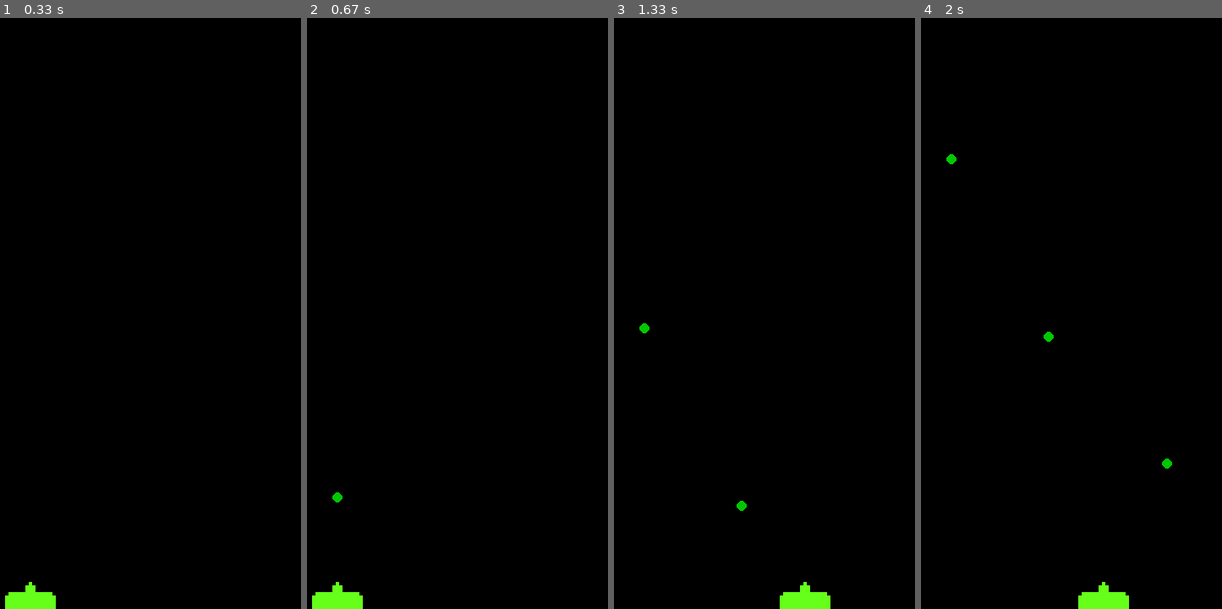
Above: before the commit, frames 1-4 (left to right).
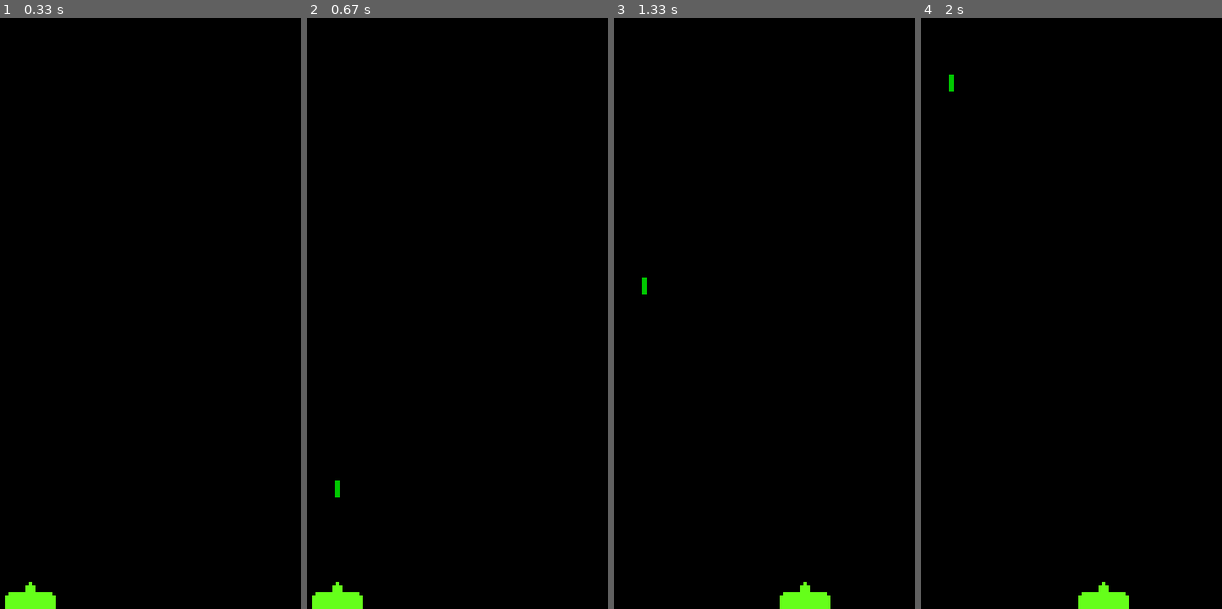
Above: after the commit, the same moments.

Repository: Zuvix/Python-pygame-experiment
Game: pygame game, started from firstGame.py
Same seed, same stepped clock (60 frames per second), same inputs: the game is played once before the commit and once after it.
Inputs:
- Up to frame 1 (0.33 s): no input
- Up to frame 2 (0.67 s): tap Space at 0.33 s
- Up to frame 3 (1.33 s): hold Right 0.67-1.13 s; tap Space at 0.73, 1.03, 1.23 s; hold Right from 1.17 s (still down)
- Up to frame 4 (2 s): tap Space at 1.53, 1.73 s; release Right at 1.63 s; hold Left from 1.67 s (still down)

Frame 1 is identical in both runs. In frame 2, less than 0.1% of the frame differs, in the area x 8-12%, y 78-82%; in frame 3, 0.1%; in frame 4, 0.2%, in the area x 8-84%, y 9-77%.

Commit message:
fixed bullet
+ Added sounds

Diff:
--- a/firstGame.py
+++ b/firstGame.py
@@ -6,10 +6,9 @@
 win_width = 600
 win = pygame.display.set_mode((win_width, win_height))
 pygame.display.set_caption("First Game")
-player_image = pygame.image.load('assets\images\Ship.png')
 
 
-class projectile(object):
+class Projectile(object):
     def __init__(self, x, y, color, vel, is_enemy):
         self.x = x
         self.y = y
@@ -17,7 +16,14 @@
         self.vel = vel
         self.is_enemy = is_enemy
 
-class circle_projectile(projectile):
+    def draw(self):
+        pass
+
+    def move(self):
+        pass
+
+
+class CircleProjectile(Projectile):
     def __init__(self, radius, *args):
         self.radius = radius
         super().__init__(*args)
@@ -25,68 +31,116 @@
     def draw(self, win):
         pygame.draw.circle(win, self.color, (self.x, self.y), self.radius)
 
-class rect_projectile(projectile):
+
+class RectProjectile(Projectile):
     def __init__(self, width, height, *args):
-        self.radius = width
-        self.height =height
+        self.width = width
+        self.height = height
         super().__init__(*args)
 
+    def draw(self, win):
+        pygame.draw.rect(win, self.color,
+                         (self.x, self.y, self.width, self.height))
+
+
 class Player:
-    def __init__(self, x, y, width, height, velocity, max_cooldown):
+    player_image = pygame.image.load('assets\images\Ship.png')
+
+    def __init__(self, x, y, width, height, vel, can_fire):
         self.x = x
         self.y = y
         self.width = width
         self.height = height
-        self.velocity = velocity
-        self.max_cooldown = max_cooldown
-        self.cooldown = 0
+        self.vel = vel
+        self.can_fire = can_fire
 
     def draw(self, win):
-        win.blit(player_image, (player.x, player.y))
+        win.blit(self.player_image, (self.x, self.y))
 
 
-player = Player(win_width // 2 - 50, win_height - 32, 60, 32, 5, 30)
-run = True
-clock = pygame.time.Clock()
+class Enemy:
+    def __init__(self, x, y, width, height, vel, life):
+        self.x = x
+        self.y = y
+        self.width = width
+        self.height = height
+        self.vel = vel
+        self.life = life
+
+    def draw(self, win):
+        move()
+        win.blit(self.enemy_image, (self.x, self.y))
+
+    def move(self, win):
+        if self.y < 500:
+            self.y += self.vel
+
+    def shoot(self):
+        pass
 
 
-def redrawGameWindow():
+class AlphaEnemy(Enemy):
+    enemy_image1 = pygame.image.load('assets\images\InvaderA1.png')
+    enemy_image2 = pygame.image.load('assets\images\InvaderA2.png')
+
+    def __init__(self, *args):
+        super().__init__(*args)
+
+
+def redraw_game_window():
     win.fill((0, 0, 0))
     player.draw(win)
     for bullet in bullets:
         bullet.draw(win)
+    if player_bullet != None:
+        player_bullet.draw(win)
     pygame.display.update()
 
 
-def handlePlayerInput():
+def handle_player_input():
+    global player_bullet
     keys = pygame.key.get_pressed()
     if keys[pygame.K_LEFT] and player.x > 0:
-        player.x -= player.velocity
+        player.x -= player.vel
     if keys[pygame.K_RIGHT] and player.x < win_width - player.width:
-        player.x += player.velocity
-    if keys[pygame.K_SPACE] and player.cooldown == 0:
-        bullets.append(circle_projectile(6,round(player.x + player.width // 2),
-            round(player.y), (0, 200, 0), 5, True))
-        print("penis")
-        print("x ", bullets[0].x, "y ", bullets[0].y)
-        print(bullets[0].color)
+        player.x += player.vel
+    if keys[pygame.K_SPACE] and player.can_fire:
+        player.can_fire = False
+        player_bullet = RectProjectile(6, 20,
+                                       round(player.x + player.width // 2 - 3),
+                                       round(player.y), (0, 200, 0), 6, True)
+
+
+'''        bullets.append(
+            CircleProjectile(5, round(player.x + player.width // 2),
+                             round(player.y), (0, 200, 0), 6, True))
         player.cooldown = player.max_cooldown
     if player.cooldown > 0:
         player.cooldown -= 1
+'''
 
-
+player = Player(win_width // 2 - 50, win_height - 32, 60, 32, 5, True)
+run = True
+clock = pygame.time.Clock()
 bullets = []
+player_bullet = None
 # Gameloop
 while run:
     for event in pygame.event.get():
         if event.type == pygame.QUIT:
             run = False
-    handlePlayerInput()
+    handle_player_input()
+    if (player_bullet != None):
+        if (player_bullet.y > -5):
+            player_bullet.y -= player_bullet.vel
+        else:
+            player_bullet = None
+            player.can_fire = True
     for bullet in bullets:
-        if bullet.y > -5:
-            bullet.y -= bullet.vel
+        if bullet.y < win_height:
+            bullet.y += bullet.vel
         else:
             bullets.pop(bullets.index(bullet))
-    redrawGameWindow()
+    redraw_game_window()
     clock.tick(60)
 pygame.quit()
Not shown, added: assets/nSounds/explosion.wav
Not shown, added: assets/nSounds/fastinvader1.wav
Not shown, added: assets/nSounds/fastinvader2.wav
Not shown, added: assets/nSounds/fastinvader3.wav
Not shown, added: assets/nSounds/fastinvader4.wav
Not shown, added: assets/nSounds/invaderkilled.wav
Not shown, added: assets/nSounds/shoot.wav
Not shown, added: assets/nSounds/spaceinvaders1.mpeg
Not shown, added: assets/nSounds/spaceinvaders2.ram
Not shown, added: assets/nSounds/ufo_lowpitch.wav
